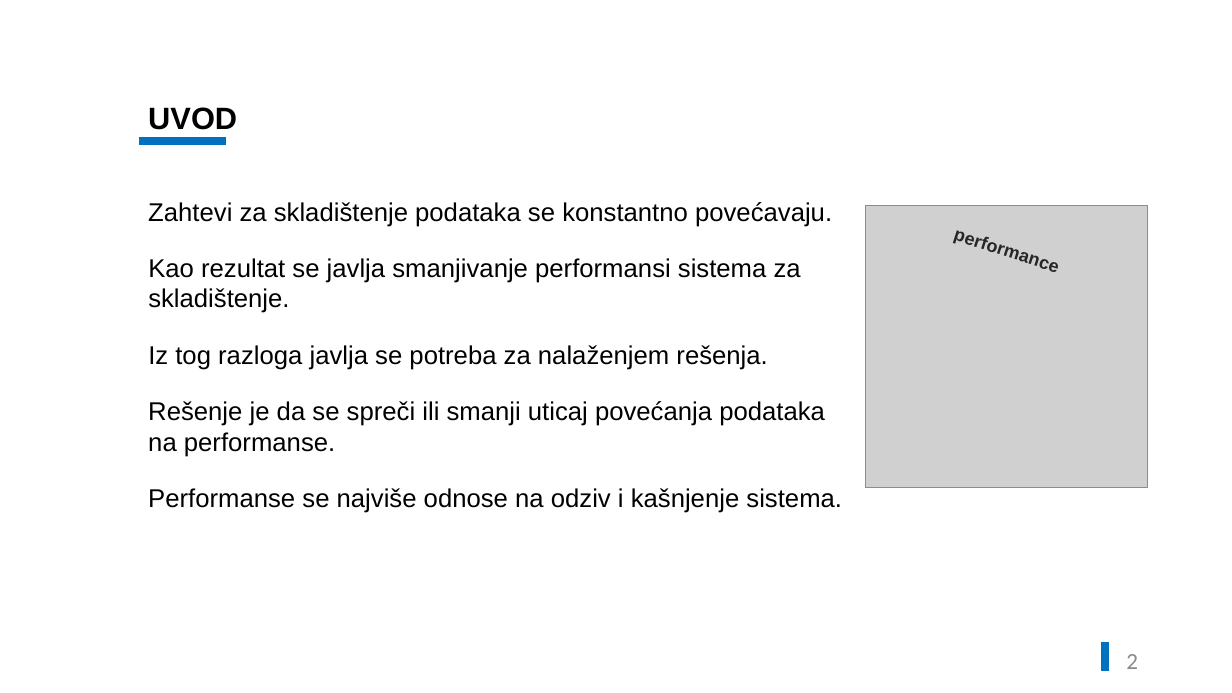
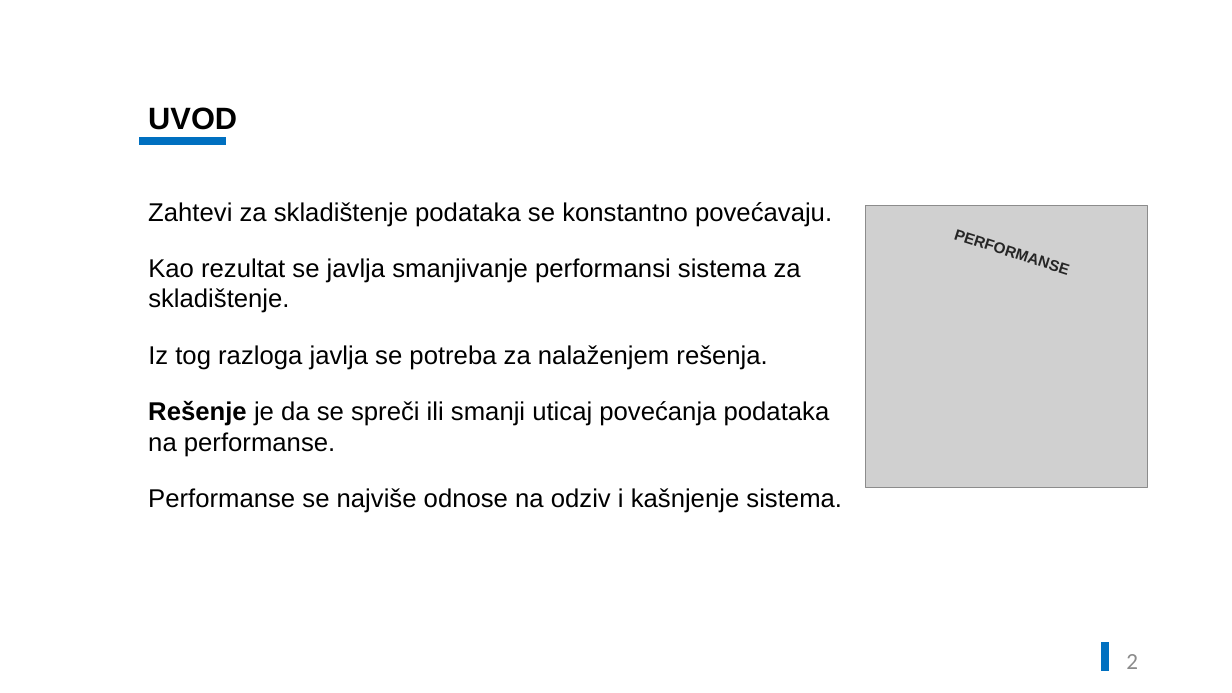
Before and after one commit to mixy98e/Sistemi-Baza-Podataka-Seminarski, a slide deck: slide 3 of Milan Stankovic 1407 - Sistemi za upravljanje bazama podataka.pptx. Drawn at 1232x693 pixels with LibreOffice and Linux fonts; fonts in the diff are those of the drawing; grey boxes stand for pictures. Boxes give left, top, right and bottom in pixels: in the first picture for what was removed or moved away, otherwise in the second. Text is boxed around its words. In the diff, an @@ line names an element or a change of style, - is before the commit and + after.

```diff
--- a/Milan Stankovic 1407 - Sistemi za upravljanje bazama podataka.pptx
+++ b/Milan Stankovic 1407 - Sistemi za upravljanje bazama podataka.pptx
@@ text at (943,218,1115,296): text changed; size 14 to 12 pt @@
-performance
+PERFORMANSE
@@ text "Rešenje je da se spreči ..." at (148,400,830,457): bold on in "Rešenje" @@
```
Also in this commit, not shown: 6 other slides changed.
